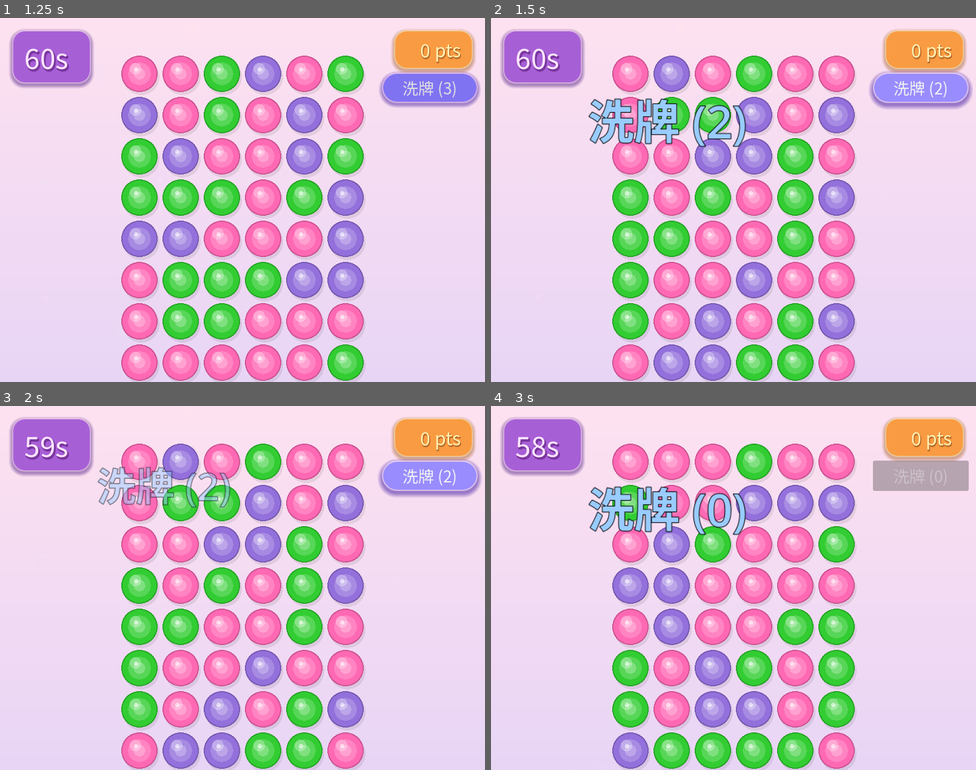
Above: before the commit, frames 1-4 (two rows, left to right).
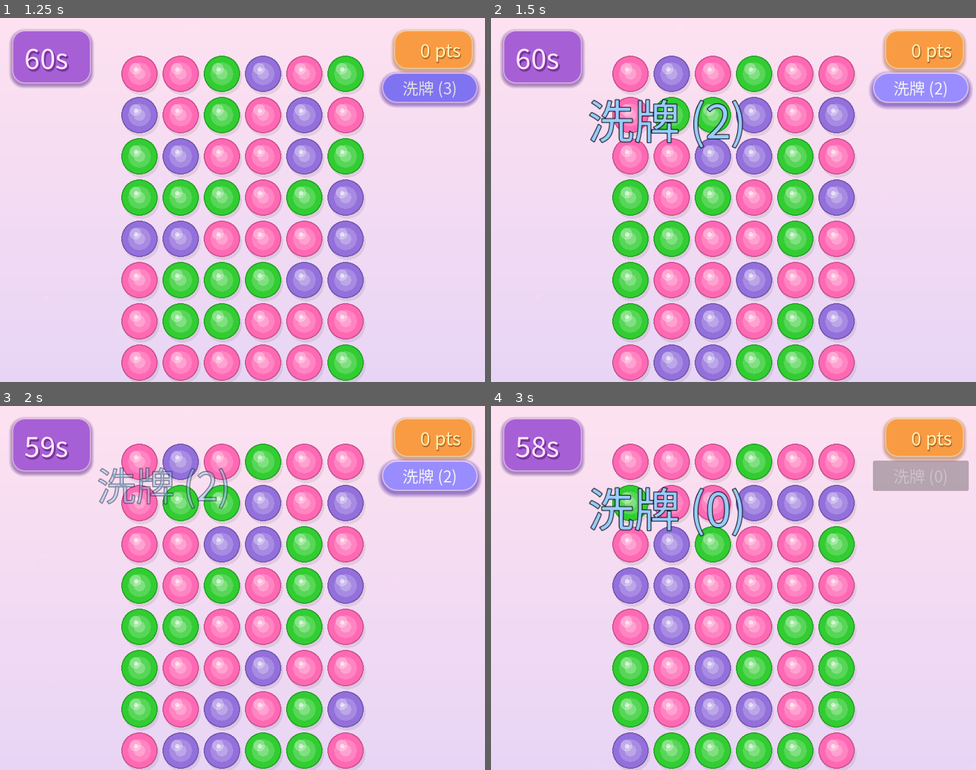
Above: after the commit, the same moments.

Repository: a812358816/bubble-match
Game: Godot game, scene res://main.tscn
Two runs of this game, one before a commit and one after it. Both use one fixed random seed, a clock stepped at 60 frames per second and the inputs below.
Inputs:
- Up to frame 1 (1.25 s): click "开始游戏" at 0.5 s
- Up to frame 2 (1.5 s): click "洗牌 (3)" at 1.25 s
- Up to frame 3 (2 s): no input
- Up to frame 4 (3 s): click "洗牌 (2)" at 2 s; click "洗牌 (1)" at 2.75 s

Frame 1 is identical in both runs. In frame 2, 1.6% of the frame differs, in the area x 20-53%, y 22-36%; in frame 3, 1.2%; in frame 4, 1.6%.

Commit message:
修复：浮动点击效果文字加载中文字体
- _acquire_float_label 加载 game_theme 主题
- 炸弹/彩虹/洗牌/溢出/行上升 中文正常显示

Diff:
--- a/src/gameplay/bubble_match.gd
+++ b/src/gameplay/bubble_match.gd
@@ -563,6 +563,7 @@
 			lbl.mouse_filter = Control.MOUSE_FILTER_IGNORE
 			return lbl
 	var lbl := Label.new()
+	lbl.theme = preload("res://resources/game_theme.tres")
 	lbl.horizontal_alignment = HORIZONTAL_ALIGNMENT_CENTER
 	lbl.vertical_alignment = VERTICAL_ALIGNMENT_CENTER
 	lbl.add_theme_font_size_override("font_size", 64)
